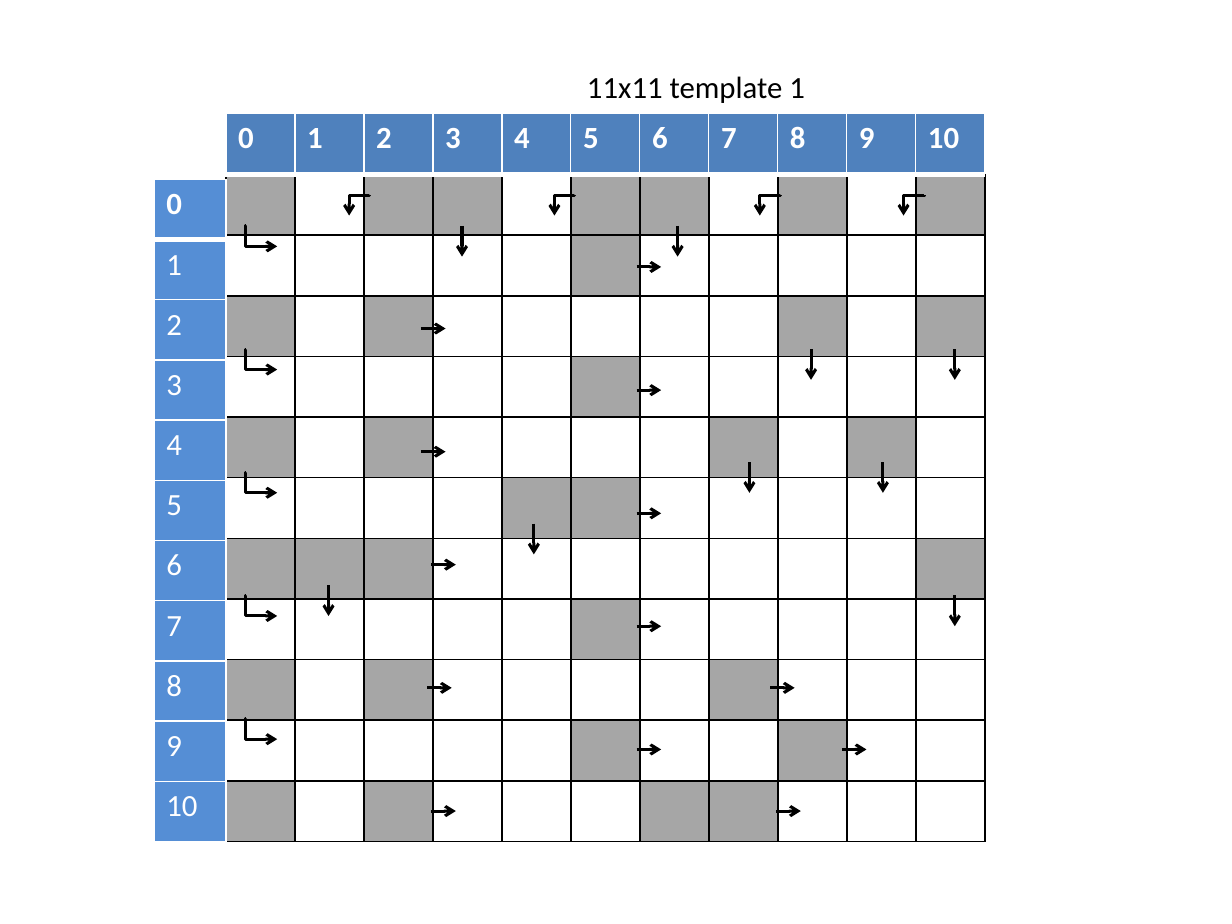
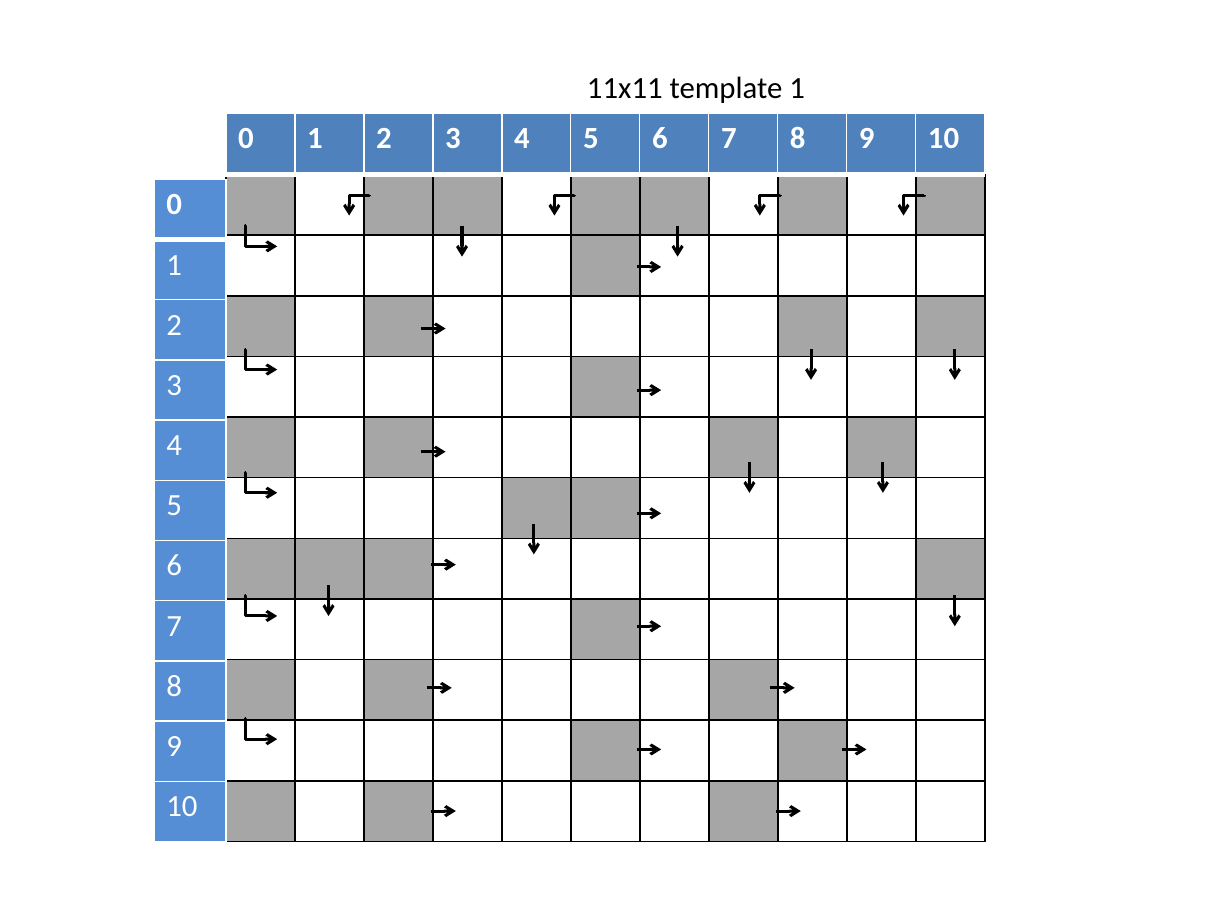
Before and after one commit to rommg/PuzzleCreator, a slide deck: slide 3 of templates/templates.pptx. Drawn at 1232x924 pixels with LibreOffice and Linux fonts; fonts in the diff are those of the drawing. Boxes give left, top, right and bottom in pixels: in the first picture for what was removed or moved away, otherwise in the second. Text is boxed around its words. In the diff, an @@ line names an element or a change of style, - is before the commit and + after.

```diff
--- a/templates/templates.pptx
+++ b/templates/templates.pptx
@@ table at [225,175,984,843] @@
@@ fill #A6A6A6 to #FFFFFF in row 11, column 7 @@
```
Also in this commit, not shown: 1 other slide changed, 1 slide added, 1 slide removed, 1 other file.
